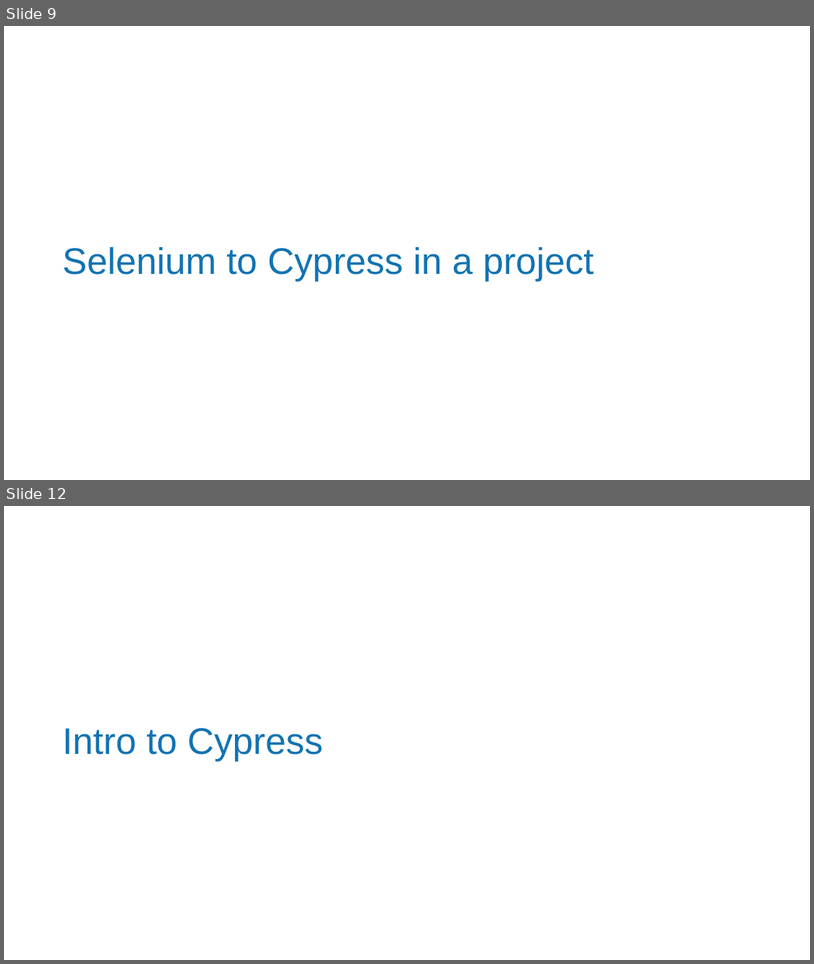
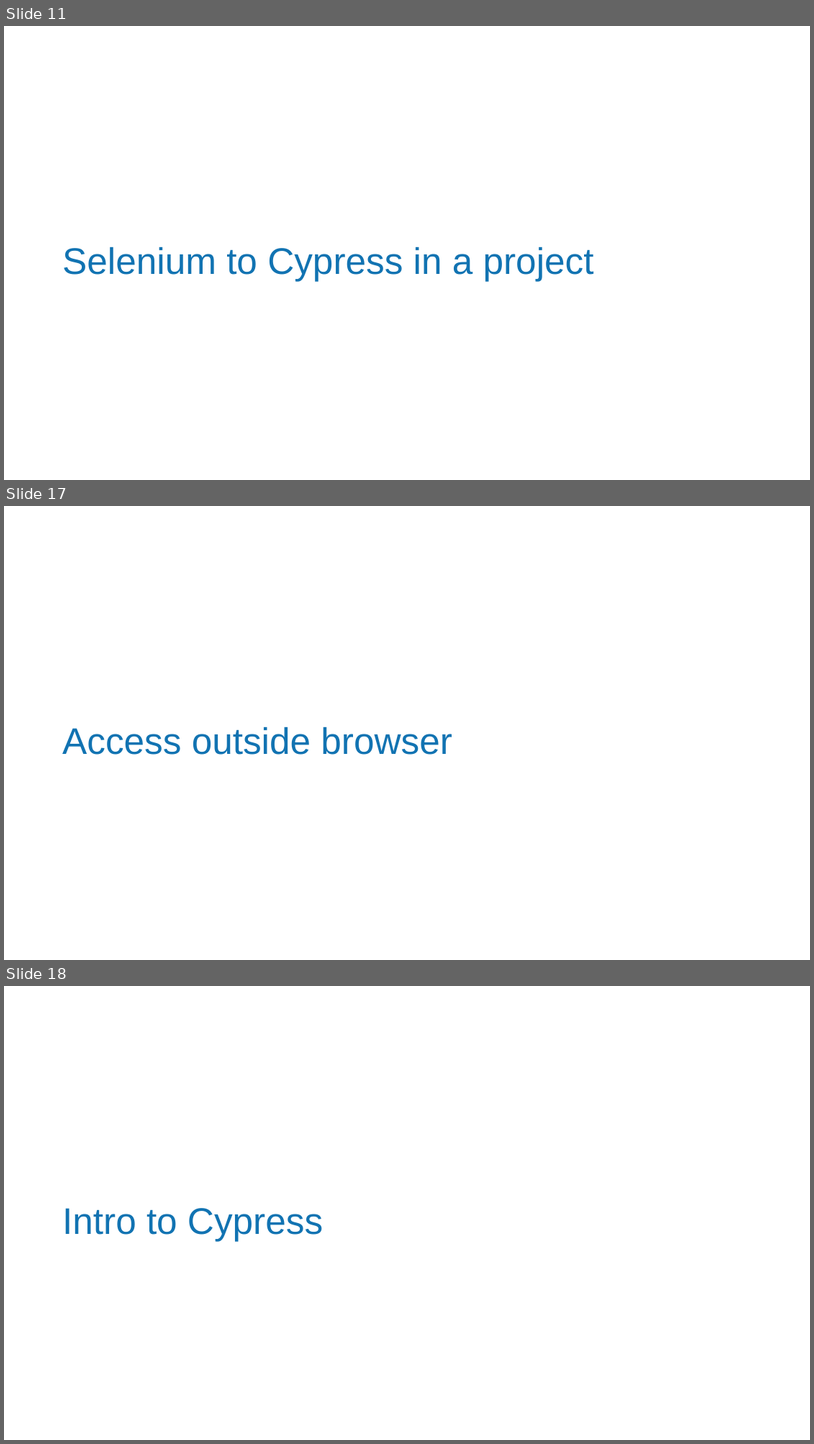
Before and after one commit to MatthewYKnowles/atlanta-code-camp-2019, a slide deck: And Now Seleniums Watch is Ended.pptx. Shown one above the other, each under a label of ours: slides 9 and 12 before the commit, slides 11, 17 and 18 after it; the slides between them are not shown. The pictures are 814x964 and 814x1444 pixels, drawn with LibreOffice and Linux fonts; fonts in the diff are those of the drawing; background and template pictures are left out. Boxes give left, top, right and bottom in pixels: in the first picture for what was removed or moved away, otherwise in the second. Text is boxed around its words. In the diff, an @@ line names an element or a change of style, - is before the commit and + after.

```diff
--- a/And Now Seleniums Watch is Ended.pptx
+++ b/And Now Seleniums Watch is Ended.pptx
@@ slide 17 added at [4,506,810,960], background picture (left out) @@
@@ title added at [62,726,453,754], 44 pt, text #1173B2 @@
+Access outside browser
@@ what was slide 9 is now slide 11 @@
@@ what was slide 12 is now slide 18 @@
```
Also in this commit, not shown: 3 slides changed, 11 other slides added, 5 slides removed.
